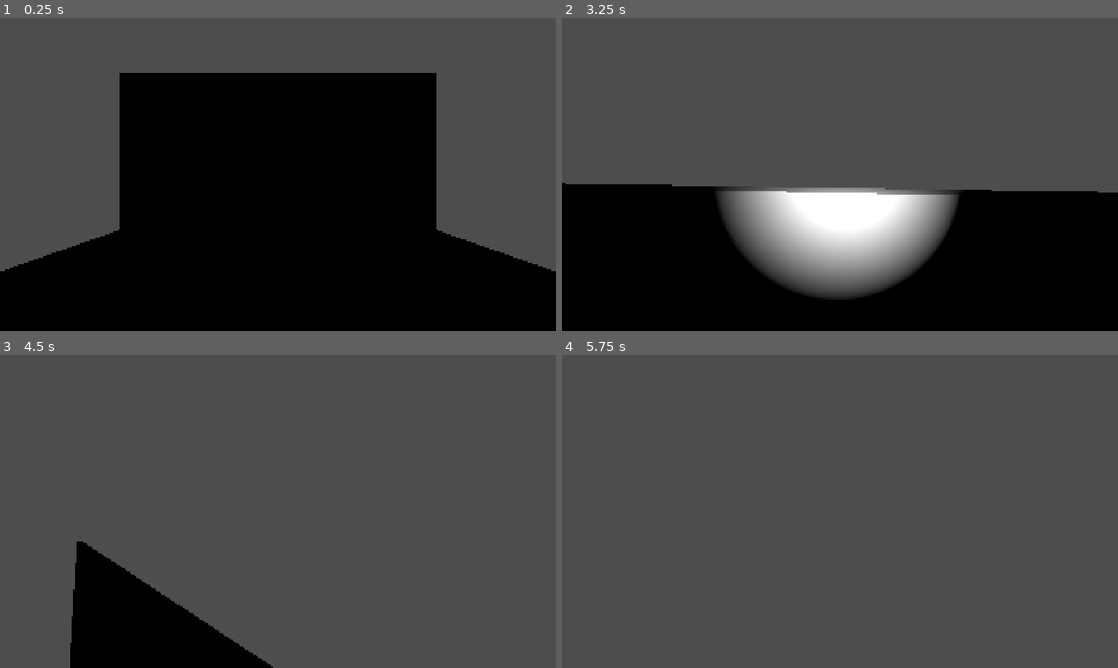
Above: before the commit, frames 1-4 (two rows, left to right).
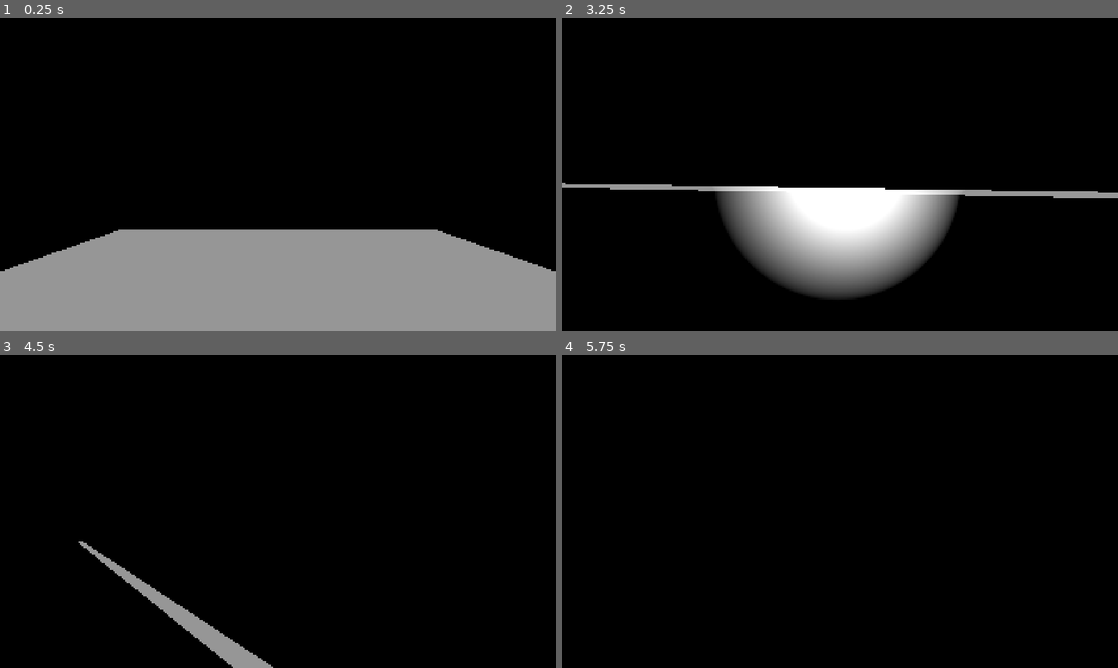
Above: after the commit, the same moments.

Repository: GeeTwentyFive/HnS
Game: Godot game, scene res://TEST.tscn
Two runs of this game, one before a commit and one after it. Both use one fixed random seed, a clock stepped at 60 frames per second and the inputs below.
Inputs (mouse positions are in pixels of both pictures, inside the frame that each line leads up to):
- Up to frame 1 (0.25 s): no input
- Up to frame 2 (3.25 s): tap Enter at 0.5 s; move the mouse to (867, 174) at 0.52 s; press the mouse at (867, 174) at 0.53 s; hold W (Forward) from 0.53 s (still down); tap Space (Jump) at 0.77, 1.52, 2.75, 3.02 s; move the mouse to (812, 174) at 1.27 s; release the mouse at (812, 174) at 1.28 s; right-click (812, 174) at 1.35 s; click (812, 174) at 1.55 s; move the mouse to (851, 168) at 2.02 s; press the mouse at (851, 168) at 2.03 s; move the mouse to (834, 180) at 2.77 s; release the mouse at (834, 180) at 2.78 s; tap Shift (Slide) at 2.85 s; click (834, 180) at 3.05 s
- Up to frame 3 (4.5 s): keep holding W (Forward); tap Enter at 3.5 s; move the mouse to (316, 514) at 3.52 s; press the mouse at (316, 514) at 3.53 s; tap Space (Jump) at 3.77 s; move the mouse to (233, 508) at 4.27 s; release the mouse at (233, 508) at 4.28 s; right-click (233, 508) at 4.35 s
- Up to frame 4 (5.75 s): keep holding W (Forward); tap Space (Jump) at 4.52 s; click (795, 508) at 4.55 s; move the mouse to (845, 511) at 5.02 s; press the mouse at (845, 511) at 5.03 s

The runs differ from the first frame. In frame 1, 72% of the frame differs, in the area x 0-100%, y 0-100%; in frame 2, 56%; in frame 3, 94%; in frame 4, 100%.

Commit message:
Camera world environment & lighting

Diff:
--- a/hide-and-schmove/Player.tscn
+++ b/hide-and-schmove/Player.tscn
@@ -18,10 +18,18 @@
 radius = 0.25
 height = 0.5
 
+[sub_resource type="Environment" id="Environment_xhfnw"]
+background_mode = 1
+background_energy_multiplier = 0.0
+ambient_light_source = 1
+reflected_light_source = 1
+
 [sub_resource type="CylinderMesh" id="CylinderMesh_e80uo"]
 top_radius = 0.05
 bottom_radius = 0.05
 height = 0.5
+
+[sub_resource type="ImmediateMesh" id="ImmediateMesh_xhfnw"]
 
 [sub_resource type="CylinderShape3D" id="CylinderShape3D_xhfnw"]
 height = 0.1
@@ -56,6 +64,7 @@
 skeleton = NodePath("../../CollisionShape3D")
 
 [node name="Camera3D" type="Camera3D" parent="Body/Head"]
+environment = SubResource("Environment_xhfnw")
 fov = 90.0
 near = 0.01
 far = 10000.0
@@ -76,6 +85,10 @@
 spot_range = 20.0
 spot_attenuation = 2.0
 
+[node name="Hook" type="MeshInstance3D" parent="Body"]
+unique_name_in_owner = true
+mesh = SubResource("ImmediateMesh_xhfnw")
+
 [node name="Floor_Collider" type="Area3D" parent="."]
 unique_name_in_owner = true
 monitorable = false
--- a/hide-and-schmove/TEST.tscn
+++ b/hide-and-schmove/TEST.tscn
@@ -15,6 +15,11 @@
 size = Vector3(10, 10, 0.1)
 
 [node name="Test" type="Node"]
+
+[node name="DirectionalLight3D" type="DirectionalLight3D" parent="."]
+transform = Transform3D(1, 0, 0, 0, -4.371139e-08, 1, 0, -1, -4.371139e-08, 0, 0, 0)
+shadow_enabled = true
+sky_mode = 1
 
 [node name="StaticBody3D" type="StaticBody3D" parent="."]
 
--- a/hide-and-schmove/player.gd
+++ b/hide-and-schmove/player.gd
@@ -109,5 +109,12 @@
 		physics_material_override.friction = 0.0
 	else: physics_material_override.friction = 1.0
 
+	%Hook.mesh.clear_surfaces()
+	if Input.is_action_pressed("Hook"):
+		%Hook.mesh.surface_begin(Mesh.PRIMITIVE_LINES, StandardMaterial3D.new())
+		%Hook.mesh.surface_add_vertex(Vector3.ZERO)
+		%Hook.mesh.surface_add_vertex(Vector3(0.0, 0.0, -2.0)) # TODO
+		%Hook.mesh.surface_end()
+
 	if Input.is_action_just_pressed("Flashlight"):
 		flashlight = not flashlight
Not shown: 1 places in hide-and-schmove/Player.tscn that only renumber resources
